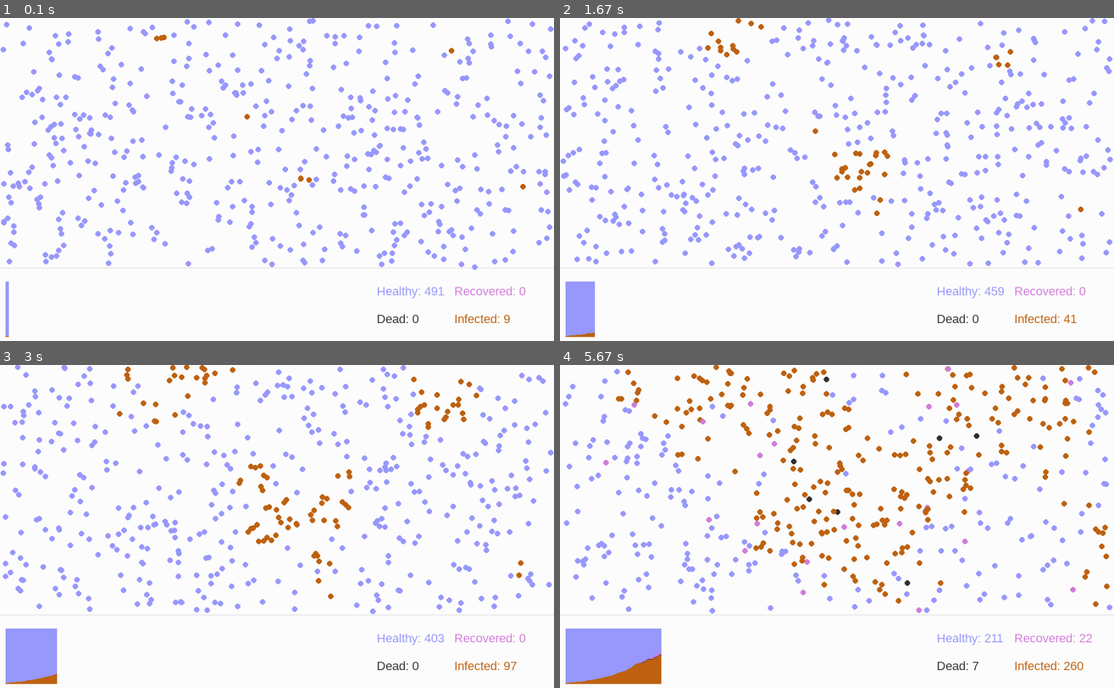
Above: before the commit, frames 1-4 (two rows, left to right).
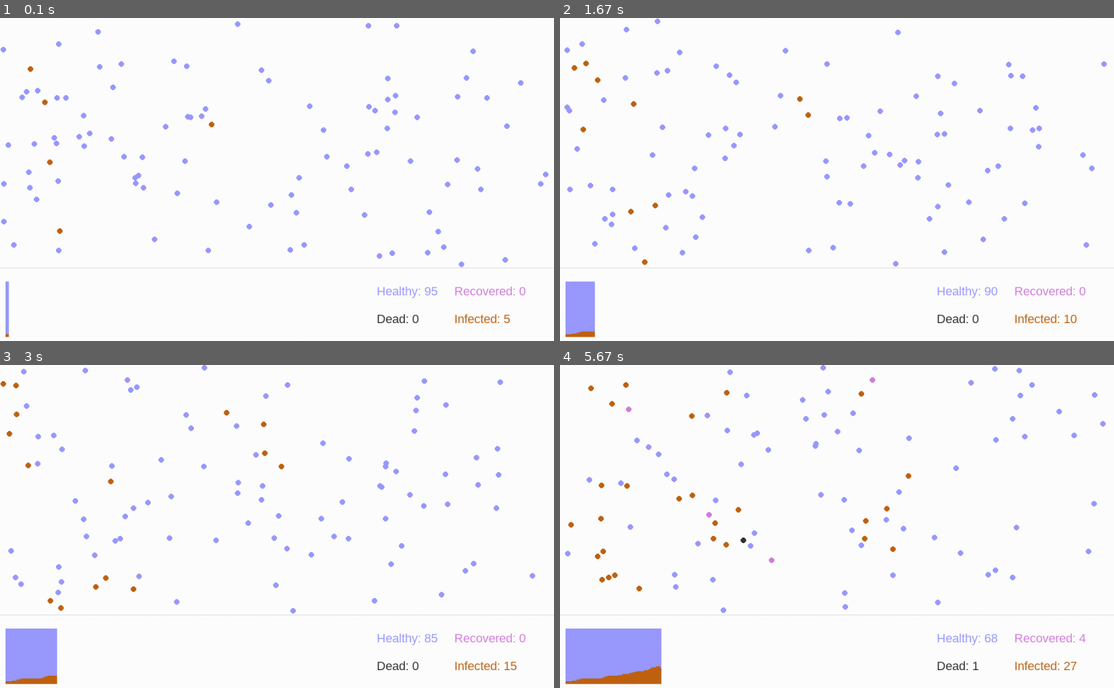
Above: after the commit, the same moments.

Repository: dansarno/pygame-pandemic-simulation
Game: pygame game, started from animation/animation.py
Same seed, same stepped clock (60 frames per second), same inputs: the game is played once before the commit and once after it.
Inputs:
- Up to frame 1 (0.1 s): no input
- Up to frame 2 (1.67 s): no input
- Up to frame 3 (3 s): no input
- Up to frame 4 (5.67 s): no input

The runs differ from the first frame. In frame 1, 6.0% of the frame differs, in the area x 0-100%, y 0-99%; in frame 2, 7.5%; in frame 3, 8.1%; in frame 4, 8.9%.

Commit message:
Moved the magic numbers out of the tools.py file and into the config file. Changed random_between parameter to a list of [lower, upper]

Diff:
--- a/animation/animation.py
+++ b/animation/animation.py
@@ -84,7 +84,7 @@
     # Create environment object
     our_world = environment.Area(np.array(configs['environment']['dimensions']) - np.array([0, 150]))
     # Create a population for our environment
-    our_population = population.People(our_world, configs['people']['number'], configs['people']['infected'])
+    our_population = population.People(our_world, configs['people']['number'], configs['people']['initially_infected'])
     our_population.populate(configs['people']['radius'])
 
     screen.fill(configs['appearance']['background']['bg_colour'])
--- a/animation/config.yaml
+++ b/animation/config.yaml
@@ -2,15 +2,27 @@
   death_rate: 0.5
   frames_to_death: 1000
   frames_to_bury: 200
-  collision_detection: 'selective'
+  collision_detection: 'basic'
 
 environment:
   dimensions: [1000, 600]
 
 people:
-  number: 500
-  infected: 5
+  number: 100
+  initially_infected: 5
   radius: 5  # int
+  healthy:
+    speed: [1, 2]
+    frame_limit: [0, 0]
+  infected:
+    speed: [0.5, 1.5]
+    frame_limit: [250, 350]
+  recovered:
+    speed: [1, 2]
+    frame_limit: [0, 0]
+  dead:
+    speed: [0, 0]
+    frame_limit: [200, 250]
 
 appearance:
   people:
--- a/animation/environment.py
+++ b/animation/environment.py
@@ -1,4 +1,11 @@
+class Area:
+    """
+    This is a class for the simulation area. More to be added.
 
-class Area:
+    Attributes
+    ----------
+    dimensions : 2 element numpy array of ints
+        width and height bounds of the simulation.
+    """
     def __init__(self, dimensions):
         self.dimensions = dimensions  # numpy array of lx, ly
--- a/animation/health.py
+++ b/animation/health.py
@@ -11,7 +11,15 @@
         self.frame_limit = frame_limit
 
 
-healthy = Status('healthy', tools.random_between(1, 2), np.nan)
-infected = Status('infected', tools.random_between(0.5, 1.5), tools.random_between(250, 350))
-recovered = Status('recovered', tools.random_between(1, 2), np.nan)
-dead = Status('dead', 0.0, tools.random_between(200, 250))
+healthy = Status('healthy',
+                 tools.random_between(configs['people']['healthy']['speed']),
+                 tools.random_between(configs['people']['healthy']['frame_limit']))
+infected = Status('infected',
+                  tools.random_between(configs['people']['infected']['speed']),
+                  tools.random_between(configs['people']['infected']['frame_limit']))
+recovered = Status('recovered',
+                   tools.random_between(configs['people']['recovered']['speed']),
+                   tools.random_between(configs['people']['recovered']['frame_limit']))
+dead = Status('dead',
+              tools.random_between(configs['people']['dead']['speed']),
+              tools.random_between(configs['people']['dead']['frame_limit']))
--- a/animation/population.py
+++ b/animation/population.py
@@ -36,7 +36,7 @@
         self.days_infected = days_infected
         self.days_dead = days_dead
         self.pos = np.random.rand(2) * self.box.dimensions
-        self.vector = np.array([tools.random_between(-1, 1), tools.random_between(-1, 1)]) * self.status.speed
+        self.vector = np.array([tools.random_between([-1, 1]), tools.random_between([-1, 1])]) * self.status.speed
 
     def transmission(self):
         """Transmits the virus to the person. Changes the status attribute of the person object to health.infected."""
@@ -226,12 +226,12 @@
         """
         for _ in range(self.n_people - self.n_infected):
             self.persons.append(Person(self.box,
-                                       tools.random_between(0, 100),
+                                       tools.random_between([0, 100]),
                                        size=size
                                        ))
         for _ in range(self.n_infected):
             self.persons.append(Person(self.box,
-                                       tools.random_between(0, 100),
+                                       tools.random_between([0, 100]),
                                        size=size,
                                        status=health.infected
                                        ))
--- a/animation/tools.py
+++ b/animation/tools.py
@@ -3,9 +3,9 @@
 import pathlib
 
 
-def random_between(lower, upper):
-    """Random number (float) between given upper and lower bounds"""
-    return ((upper - lower) * random()) + lower
+def random_between(lower_upper_list):
+    """Random number (float) between given lower and upper bounds stored in list as [lower, upper]"""
+    return ((lower_upper_list[1] - lower_upper_list[0]) * random()) + lower_upper_list[0]
 
 
 def load_yaml(file):
@@ -63,6 +63,4 @@
 
 # To be run for testing only
 if __name__ == '__main__':
-    counts = [43, 56, 75, 86, 97]
-    rounded_counts = round_to_total(counts)
-    print(rounded_counts)
+    print(random_between(0, 0))
